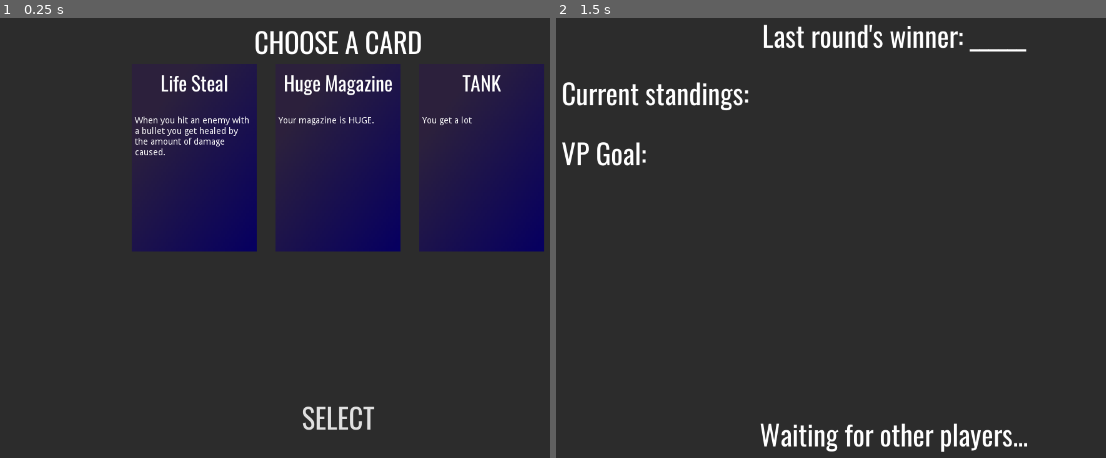
Above: before the commit, frames 1-2 (left to right).
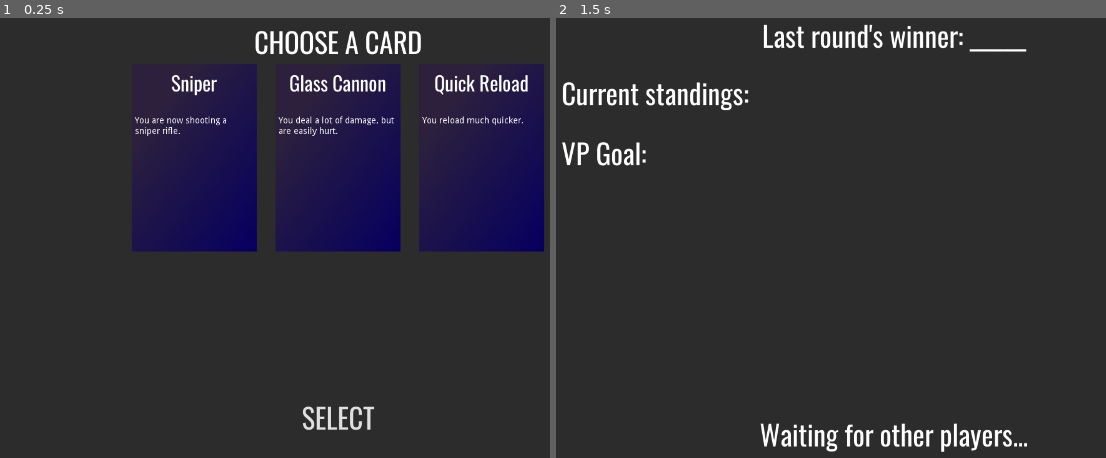
Above: after the commit, the same moments.

Repository: Joe676/Largely-Untitled-Tank-Game
Game: Godot game, scene res://UI/CardsMenu.tscn
The game is run twice, just before and just after one commit, with the same random seed, the same clock (stepped at 60 frames per second) and the same inputs. This scene is started directly instead of the project's main scene.
Inputs (mouse positions are in pixels of both pictures, inside the frame that each line leads up to):
- Up to frame 1 (0.25 s): no input
- Up to frame 2 (1.5 s): click (748, 238) at 0.52 s; tap Enter at 1.25 s; move the mouse to (1067, 216) at 1.27 s; hold D (Right) from 1.28 s (still down); click (1067, 216) at 1.35 s

The runs differ from the first frame. In frame 1, 2.1% of the frame differs, in the area x 24-96%, y 12-32%; in frame 2, nothing differs.
Error in both runs: Invalid get index 'name' (on base: 'Nil'). (res://UI/WaitingMenu.gd:11)

Commit message:
Some atribute-only cards and bullet rework

Diff:
--- a/Godot Files/Objects/Bullet.gd
+++ b/Godot Files/Objects/Bullet.gd
@@ -1,4 +1,4 @@
-extends Area
+extends KinematicBody
 
 export(int) var damage: int = 40
 export(int) var speed: int = 20
@@ -47,13 +47,18 @@
 
 func set_puppet_position(new_value) -> void:
 	puppet_position = new_value
-	global_translation = puppet_position
+	if not is_network_master():
+		global_translation = puppet_position
 
 func _physics_process(delta):
+	var collision: KinematicCollision = null
 	if(is_network_master()):
-		transform.origin += velocity * speed * delta
+		collision = move_and_collide(velocity * delta)
+		print(collision)
 	else:
-		transform.origin += puppet_velocity * speed * delta
+		collision = move_and_collide(puppet_velocity * delta)
+	if collision:
+		_on_collision(collision)
 
 sync func destroy() -> void:
 	queue_free()
@@ -62,9 +67,11 @@
 	if is_network_master():
 		rpc("destroy")
 
-func _on_Bullet_body_entered(body:Node):
+func _on_collision(collision:KinematicCollision):
+	var body = collision.collider
+	print("hit ", body.name)
 	for command in on_hit:
-		command.execute_command(self, body, null)
+		command.execute_command(self, body, collision.position)
 	if body.has_method("damage"):
 		body.damage(damage)
 	if is_network_master():
--- a/Godot Files/Objects/Bullet.tscn
+++ b/Godot Files/Objects/Bullet.tscn
@@ -18,7 +18,7 @@
 radius = 0.2
 height = 0.5
 
-[node name="Bullet" type="Area"]
+[node name="Bullet" type="KinematicBody"]
 script = ExtResource( 1 )
 speed = 50
 
@@ -31,5 +31,4 @@
 
 [node name="LifespanTimer" type="Timer" parent="."]
 
-[connection signal="body_entered" from="." to="." method="_on_Bullet_body_entered"]
 [connection signal="timeout" from="LifespanTimer" to="." method="_on_LifespanTimer_timeout"]
--- a/Godot Files/Objects/Cards/BaseCard.gd
+++ b/Godot Files/Objects/Cards/BaseCard.gd
@@ -16,7 +16,11 @@
 func attach_to_player(player: KinematicBody):
 	for key in attribute_changes.keys():
 		if player.get(key):
-			player[key] += attribute_changes[key]
+			match attribute_changes[key][0]:
+				"*":
+					player[key] *= attribute_changes[key][1]
+				"+":
+					player[key] += attribute_changes[key][1]
 	player["bullet_on_hit"].append_array(on_hit)
 	if player.get("cards"):
 		player["cards"].append(self)
--- a/Godot Files/Objects/Cards/CardsRepository.gd
+++ b/Godot Files/Objects/Cards/CardsRepository.gd
@@ -3,26 +3,153 @@
 var base_card = preload("res://Objects/Cards/BaseCard.gd")
 
 
-onready var tank_card: BaseCard = base_card.new("TANK",
-		"You get a lot ",
-		{"max_health": +50,
-		"max_speed": -2},
+onready var tough_card: BaseCard = base_card.new("Tough",
+		"You get a lot of life, but your speed is halved.",
+		{"max_health": ["*", 2],
+		"max_speed": ["*", 0.6]},
 		[])
 
-onready var huge_magazine_card: BaseCard = base_card.new("Huge Magazine",
-		"Your magazine is HUGE.",
-		{"max_bullets": +50},
-		[])
+onready var speedy_card: BaseCard = base_card.new("Speedy Gonzalez",
+		"You are quite speedy, though you have less health.",
+		{"max_speed": ["*", 2],
+		"max_angular_speed": ["*", 1.5],
+		"max_health": ["*", 0.75]},
+		[]
+		)
+
+onready var glass_cannon: BaseCard = base_card.new("Glass Cannon",
+		"You deal a lot of damage, but are easily hurt.",
+		{"max_health": ["*", 0.25],
+		"bullet_damage": ["+", 100]},
+		[]
+		)
+
+onready var cockroach_card: BaseCard = base_card.new("Cockroach",
+		"You are like a cockroach - small, but hard to kill.",
+		{"max_health": ["*", 0.4],
+		"healing_value": ["+", 5],
+		"time_to_healing": ["*", 0.5],
+		"time_between_healing": ["*", 0.8]},
+		[]
+		)
+
+onready var sniper_card: BaseCard = base_card.new("Sniper",
+		"You are now shooting a sniper rifle.",
+		{"bullet_damage": ["+", 50],
+		"bullet_speed": ["*", 5],
+		"shooting_cooldown_time": ["+", 0.5],
+		"max_bullets": ["+", -2]},
+		[]
+		)
+
+onready var rubber_bullets_card: BaseCard = base_card.new("Rubber Bullets",
+		"Your bullets bounce twice before being destroyed",
+		{},
+		[]#TODO: Bounces as bullet's attribute
+		)
+
+onready var full_auto_card: BaseCard = base_card.new("FULL AUTO",
+		"You may shoot as fast as possible, but your bullets deal less damage.",
+		{"shooting_cooldown_time": ["*", 0.2],
+		"max_bullets": ["+", 10],
+		"reload_time": ["+", 0.5],
+		"bullet_damage": ["*", 0.6]},
+		[]
+		)
+
+onready var garanade_card: BaseCard = base_card.new("Granade Launcher",
+		"You launch granades instead of bullets.",
+		{},
+		[]#TODO
+		)
+
+onready var flame_card: BaseCard = base_card.new("Flaming bullets",
+		"Your bullets set the opponents ablaze!",
+		{},
+		[]#TODO: player's active state (same for freezing)
+		)
 
 onready var life_steal_card: BaseCard = base_card.new("Life Steal",
-		"When you hit an enemy with a bullet you get healed by the amount of damage caused.",
+		"When you hit an enemy with a bullet you get healed by half of the amount of damage caused.",
 		{},
 		[CommandsRepository.steal_health_command])
 
+onready var nuke_card: BaseCard = base_card.new("NUKE",
+		"Your bullets hit like nukes",
+		{},
+		[]#TODO
+		)
+
+onready var quick_reload_card: BaseCard = base_card.new("Quick Reload",
+		"You reload much quicker.",
+		{"reload_time": ["+", -0.5]},
+		[]
+		)
+
+onready var big_boy_card: BaseCard = base_card.new("Big Boy",
+		"You are big now, though you heal much slower.",
+		{"max_health": ["+", 100],
+		"time_to_healing": ["+", 5],
+		"time_between_healing": ["+", 1],
+		"healing_value": ["*", 0.5]},
+		[]
+		)
+
+onready var fragmentation_card: BaseCard = base_card.new("Fragmentation",
+		"Your bullet splits into many smaller fragments that scatter on hit",
+		{},
+		[]#TODO
+		)
+
+onready var freezing_bullet_card: BaseCard = base_card.new("Freezing Bullet",
+		"Your bullets freeze hit opponents.",
+		{},
+		[]#TODO
+		)
+
+onready var cowboy_card: BaseCard = base_card.new("Cowboy",
+		"You can shoot really quickly now, but reloading takes significant time.",
+		{"shooting_cooldown_time": ["*", 0.05],
+		"bullet_damage": ["+", 20],
+		"reload_time": ["+", 1]},
+		[]
+		)
+
+onready var chaos_card: BaseCard = base_card.new("CHAOS",
+		"The bullets you shoot bounce a lot.",
+		{},
+		[]
+		)
+
+onready var knockback_card: BaseCard = base_card.new("Knockback",
+		"Your bullets knock enemies back on hit.",
+		{},
+		[]#TODO
+		)
+
+onready var directed_bounce_card: BaseCard = base_card.new("Directed Bounce",
+		"The bullets you shoot bounce towards the closest player. Be careful, that might be you.",
+		{},
+		[]#TODO
+		)
+
+onready var tactical_advantage_card: BaseCard = base_card.new("Tactical Advantage",
+		"Hitting an opponent reloads your weapon.",
+		{},
+		[]
+		)
+
 onready var cards: Array = [
-	tank_card,
-	huge_magazine_card,
-	life_steal_card
+	tough_card,
+	speedy_card,
+	glass_cannon,
+	cockroach_card,
+	sniper_card,
+	full_auto_card,
+	life_steal_card,
+	quick_reload_card,
+	big_boy_card,
+	cowboy_card
 ]
 
 func get_random_card() -> BaseCard:
--- a/Godot Files/Player/TankProto.gd
+++ b/Godot Files/Player/TankProto.gd
@@ -299,4 +299,5 @@
 	global_transform = spawn_point
 
 func attach_card(card: BaseCard):
-	card.attach_to_player(self)
+	if is_network_master():
+		card.attach_to_player(self)
--- a/Godot Files/Player/TankProto.tscn
+++ b/Godot Files/Player/TankProto.tscn
@@ -17,11 +17,13 @@
 height = 3.0
 
 [sub_resource type="BoxShape" id=1]
-extents = Vector3( 1.5, 1, 2 )
+extents = Vector3( 1.5, 1.5, 2 )
 
 [node name="Tank" type="KinematicBody"]
 script = ExtResource( 1 )
 bullet_scene = ExtResource( 2 )
+bullet_speed = 50
+bullet_lifetime = 5.0
 
 [node name="Model" type="Spatial" parent="."]
 
@@ -52,7 +54,7 @@
 transform = Transform( -1, -8.74228e-08, 3.82137e-15, 0, -4.37114e-08, -1, 8.74228e-08, -1, 4.37114e-08, 0, -1.5, 0 )
 
 [node name="CollisionShape" type="CollisionShape" parent="."]
-transform = Transform( 1, 0, 0, 0, 1, 0, 0, 0, 1, 0, 1, 0 )
+transform = Transform( 1, 0, 0, 0, 1, 0, 0, 0, 1, 0, 1.5, 0 )
 shape = SubResource( 1 )
 
 [node name="NetworkTickRate" type="Timer" parent="."]
--- a/Godot Files/Resources/CommandsRepository.gd
+++ b/Godot Files/Resources/CommandsRepository.gd
@@ -7,7 +7,7 @@
 	if str(shooter_id) == hit_body.name or not hit_body.get("current_health"):
 		return
 	var shooter = get_node("/root/PersistentNodes/%d" % shooter_id)
-	var healing_value = min(bullet.damage, hit_body.current_health)
+	var healing_value = 0.5 * min(bullet.damage, hit_body.current_health)
 	shooter.update_health(healing_value)
 
 onready var steal_health_command = _base_command.new(funcref(self, "_steal_health"))
